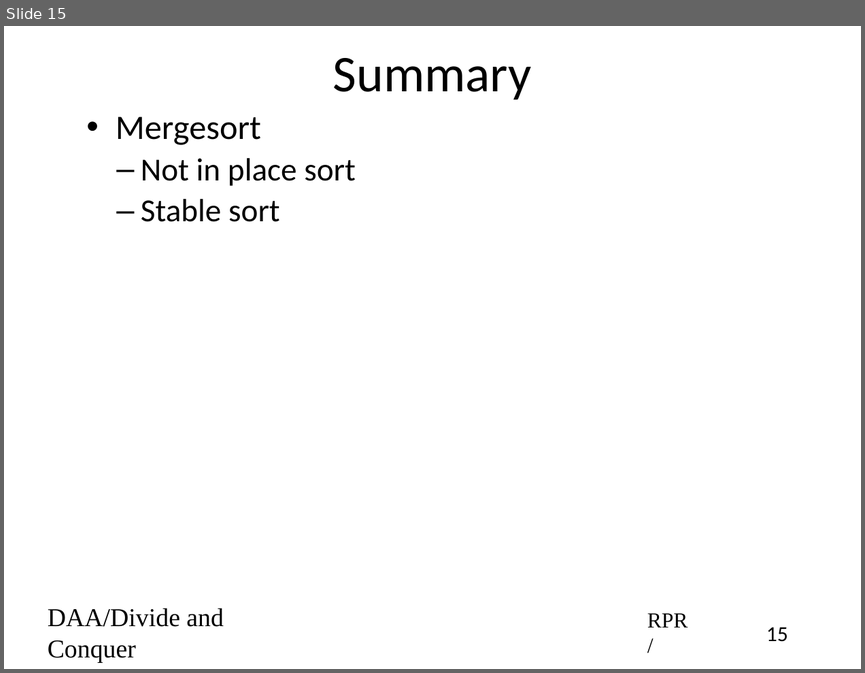
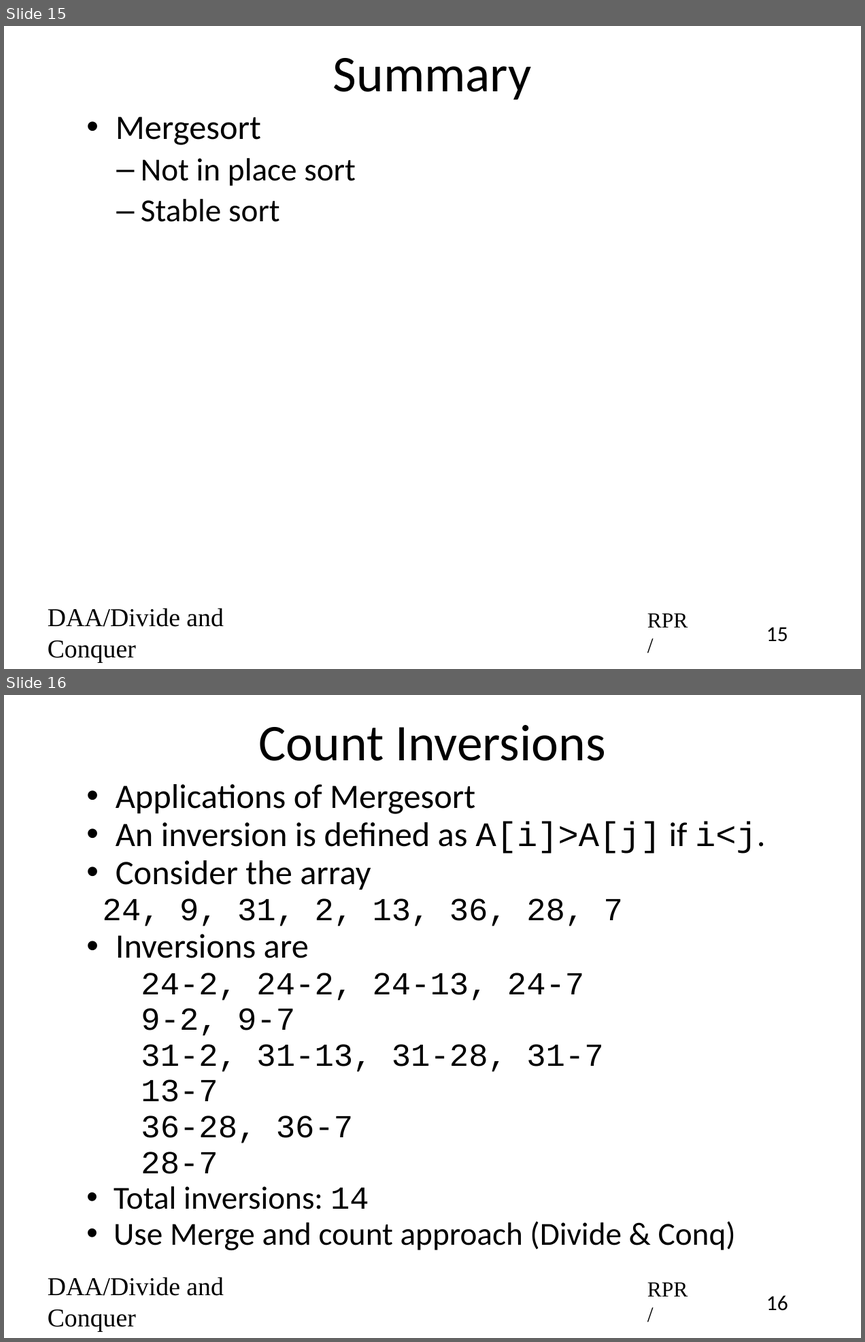
Before and after one commit to rprustagi/2019_20-Even-18CS42-DAA, a slide deck: Slides/2020-Even-DAA-L11-Divide-Conquer-MergeSort.pptx. Shown one above the other, each under a label of ours: slide 15 before the commit, slides 15 and 16 after it. The pictures are 865x673 and 865x1342 pixels, drawn with LibreOffice and Linux fonts; fonts in the diff are those of the drawing. Boxes give left, top, right and bottom in pixels: in the first picture for what was removed or moved away, otherwise in the second. Text is boxed around its words. In the diff, an @@ line names an element or a change of style, - is before the commit and + after.

Commit message:
Mergesort applications with counting inversions

```diff
--- a/Slides/2020-Even-DAA-L11-Divide-Conquer-MergeSort.pptx
+++ b/Slides/2020-Even-DAA-L11-Divide-Conquer-MergeSort.pptx
@@ slide 16 added at (x1=4, y1=695, x2=861, y2=1338), background #FFFFFF @@
@@ title added at (x1=258, y1=725, x2=606, y2=761), 48 pt, text #000000 @@
+Count Inversions
@@ text added at (x1=103, y1=784, x2=766, y2=1250), 30 pt, text #000000 @@
+• Applications of Mergesort
+• An inversion is defined as A[i]>A[j] if i<j.
+• Consider the array
+  24, 9, 31, 2, 13, 36, 28, 7
+• Inversions are
+      24-2, 24-2, 24-13, 24-7
+      9-2, 9-7
+      31-2, 31-13, 31-28, 31-7
+      13-7
+      36-28, 36-7
+      28-7
+• Total inversions: 14
+• Use Merge and count approach (Divide & Conq)
@@ text added at (x1=48, y1=1276, x2=224, y2=1331), 24 pt, text #000000 @@
+DAA/Divide and Conquer
@@ text added at (x1=647, y1=1282, x2=688, y2=1296), 20 pt, text #000000 @@
+RPR/
@@ page number added at (x1=766, y1=1295, x2=788, y2=1310), 20 pt, text #000000 @@
+16
```
Also in this commit, not shown: 1 slide changed, 1 other slide added, 1 other file.
